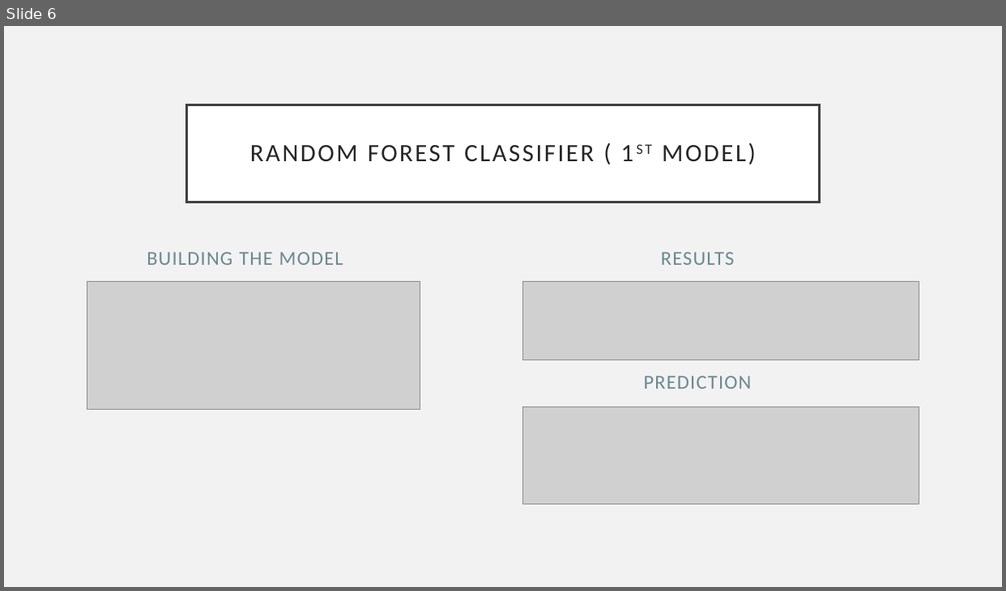
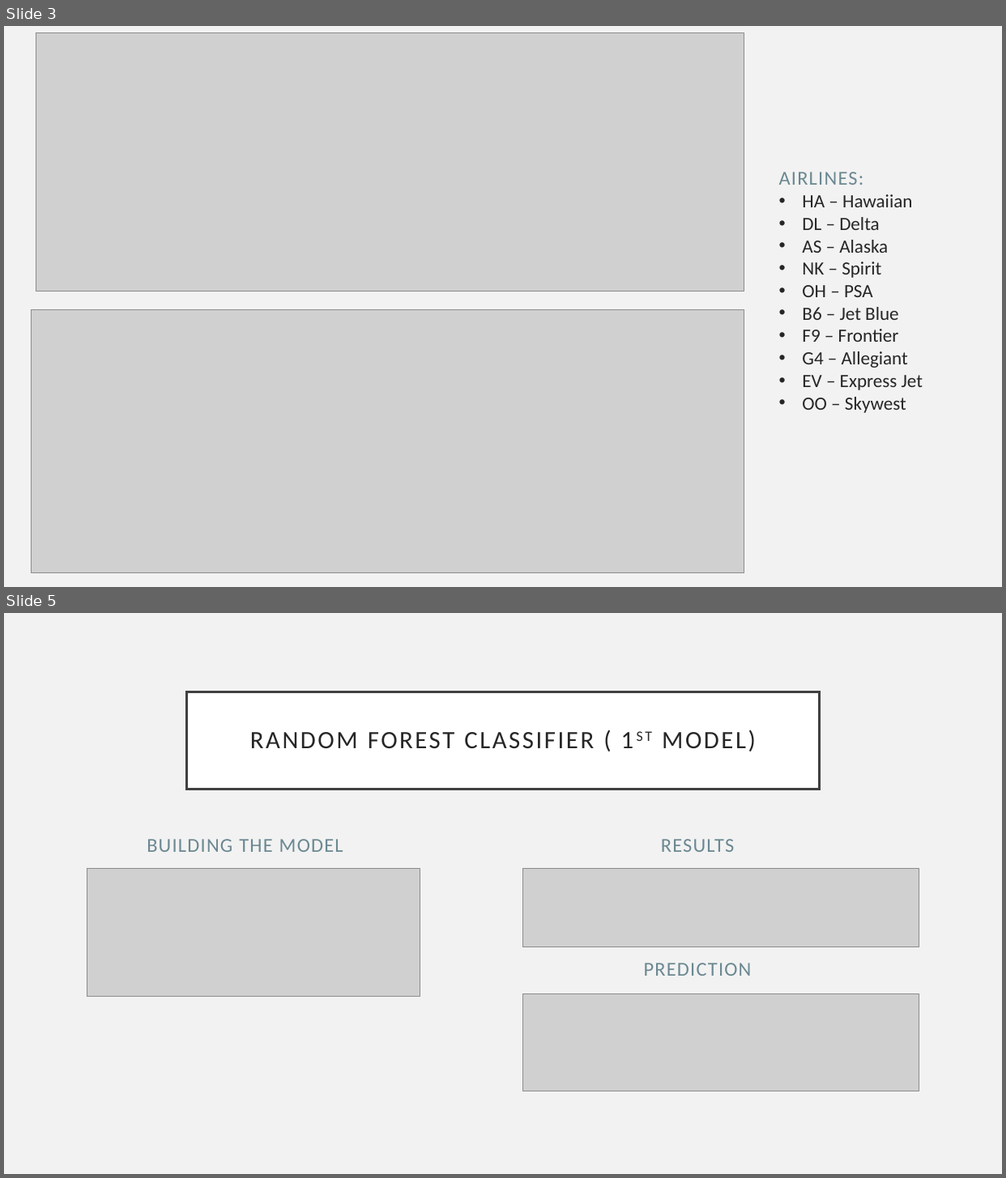
Before and after one commit to coolburton/Flight-delays, a slide deck: Flight Delays.pptx. Shown one above the other, each under a label of ours: slide 6 before the commit, slides 3 and 5 after it; the slides between them are not shown. The pictures are 1006x591 and 1006x1178 pixels, drawn with LibreOffice and Linux fonts; fonts in the diff are those of the drawing; grey boxes stand for pictures. Boxes give left, top, right and bottom in pixels: in the first picture for what was removed or moved away, otherwise in the second. Text is boxed around its words. In the diff, an @@ line names an element or a change of style, - is before the commit and + after.

```diff
--- a/Flight Delays.pptx
+++ b/Flight Delays.pptx
@@ slide 3 added at [4, 26, 1002, 587], background #F2F2F2 @@
@@ picture added at [36, 32, 744, 291] @@
@@ text added at [779, 172, 923, 413], 18 pt, text #262626 @@
+AIRLINES:
+• HA – Hawaiian
+• DL – Delta
+• AS – Alaska
+• NK – Spirit
+• OH – PSA
+• B6 – Jet Blue
+• F9 – Frontier
+• G4 – Allegiant
+• EV – Express Jet
+• OO – Skywest
@@ picture added at [31, 310, 744, 574] @@
@@ what was slide 6 is now slide 5 @@
```
Also in this commit, not shown: 3 slides changed, 1 other slide added, 2 slides removed.
